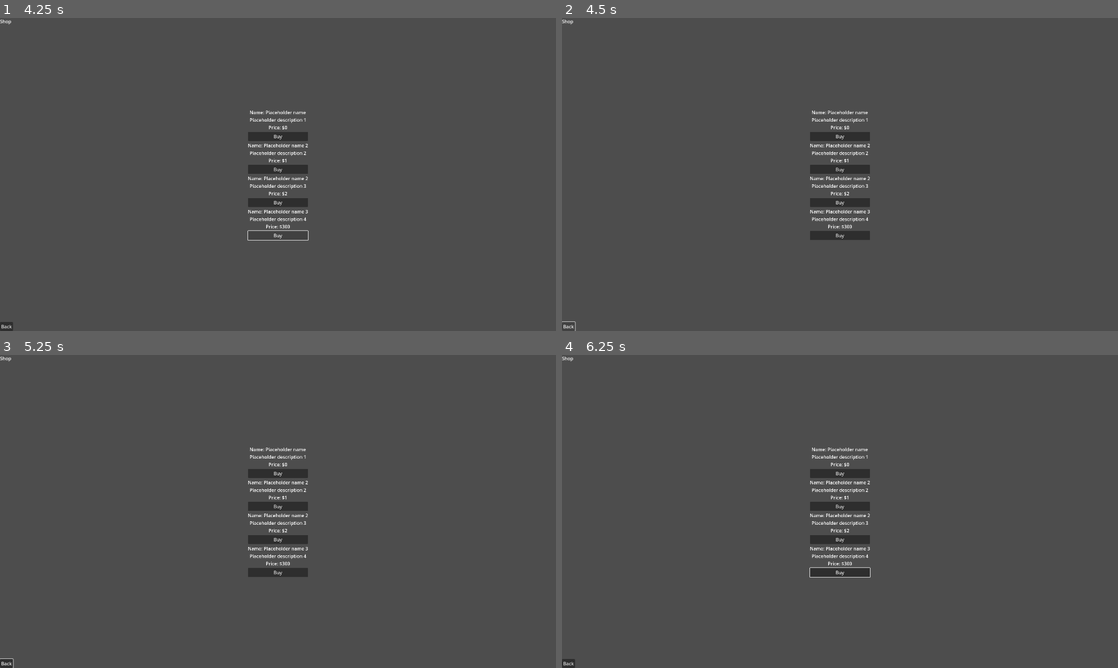
Above: before the commit, frames 1-4 (two rows, left to right).
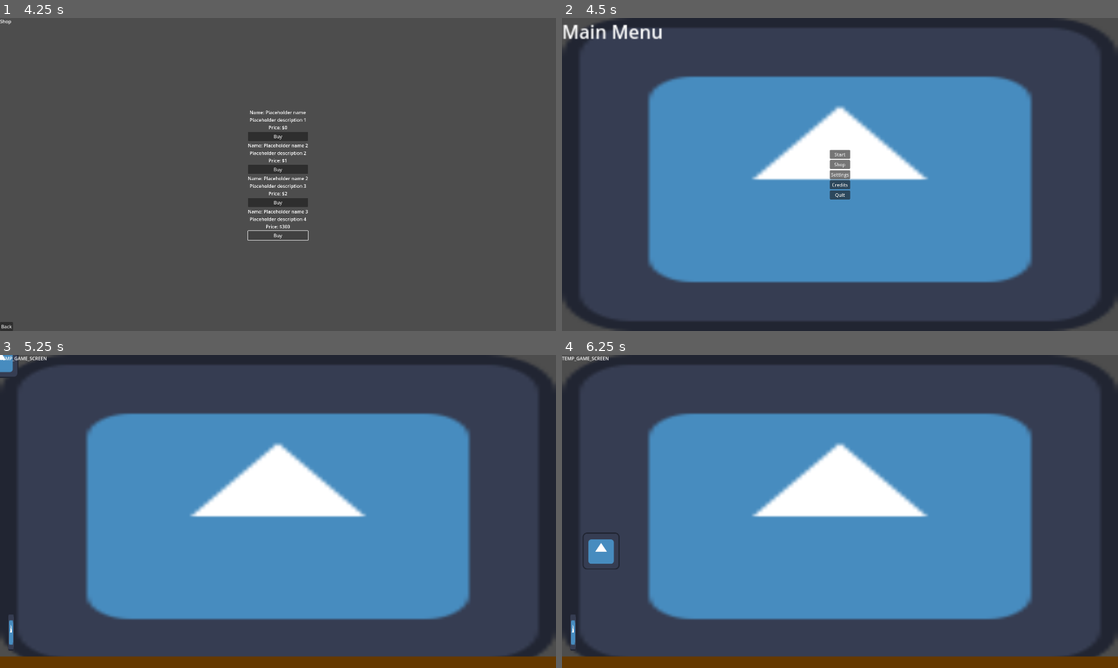
Above: after the commit, the same moments.

Repository: thedefaultbox/Game-Jam-2024
Game: Godot game, scene res://Menu/main_menu.tscn
Same seed, same stepped clock (60 frames per second), same inputs: the game is played once before the commit and once after it. The engine's default icon, where the game draws it, is replaced by a stand-in: a white triangle on a blue panel in a dark square.
Inputs (mouse positions are in pixels of both pictures, inside the frame that each line leads up to):
- Up to frame 1 (4.25 s): click "Shop" at 0.5 s; click "Buy" at 1.25 s; click "Buy" at 2 s; click "Buy" at 2.75 s; click "Buy" at 3.5 s
- Up to frame 2 (4.5 s): click "Back" at 4.25 s
- Up to frame 3 (5.25 s): click (278, 492) at 5 s, where only the run after the commit has a clickable "Start"
- Up to frame 4 (6.25 s): hold Right (ui_right) from 5.78 s (still down)

Frame 1 is identical in both runs. In frame 2, 59% of the frame differs, in the area x 0-100%, y 0-100%; in frame 3, 59%; in frame 4, 59%.

Commit message:
Make the back button actually go back

Diff:
--- a/Game Dev/Shop/Shop.tscn
+++ b/Game Dev/Shop/Shop.tscn
@@ -57,4 +57,4 @@
 text = "Shop"
 script = ExtResource("1_w62jq")
 
-[connection signal="pressed" from="CanvasLayer/MarginContainer/BoxContainer/Back to menu" to="." method="_on_back_to_menu_pressed"]
+[connection signal="pressed" from="CanvasLayer/MarginContainer/BoxContainer/Back to menu" to="CanvasLayer/MarginContainer/HBoxContainer/VBoxContainer" method="_on_back_to_menu_pressed"]
